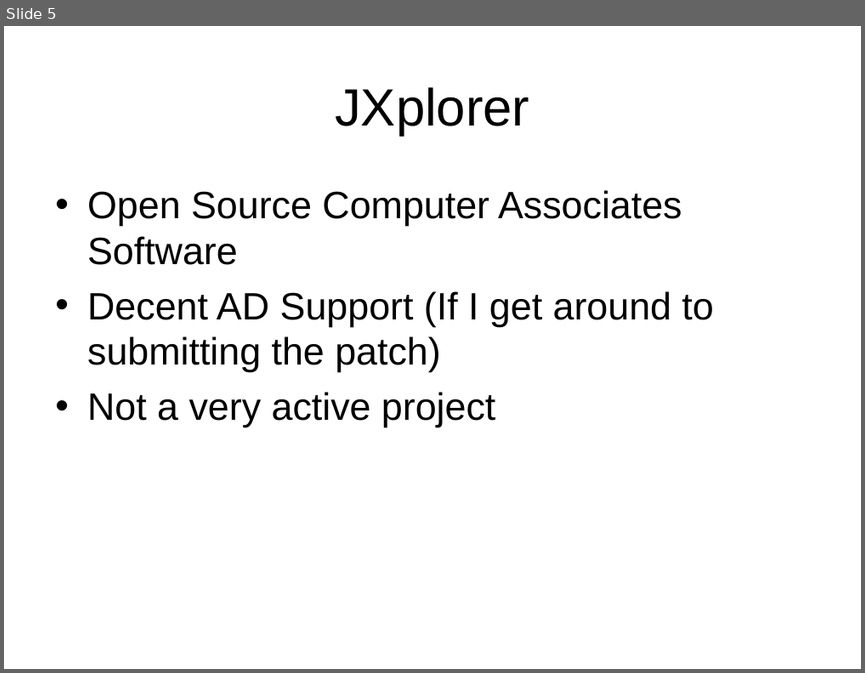
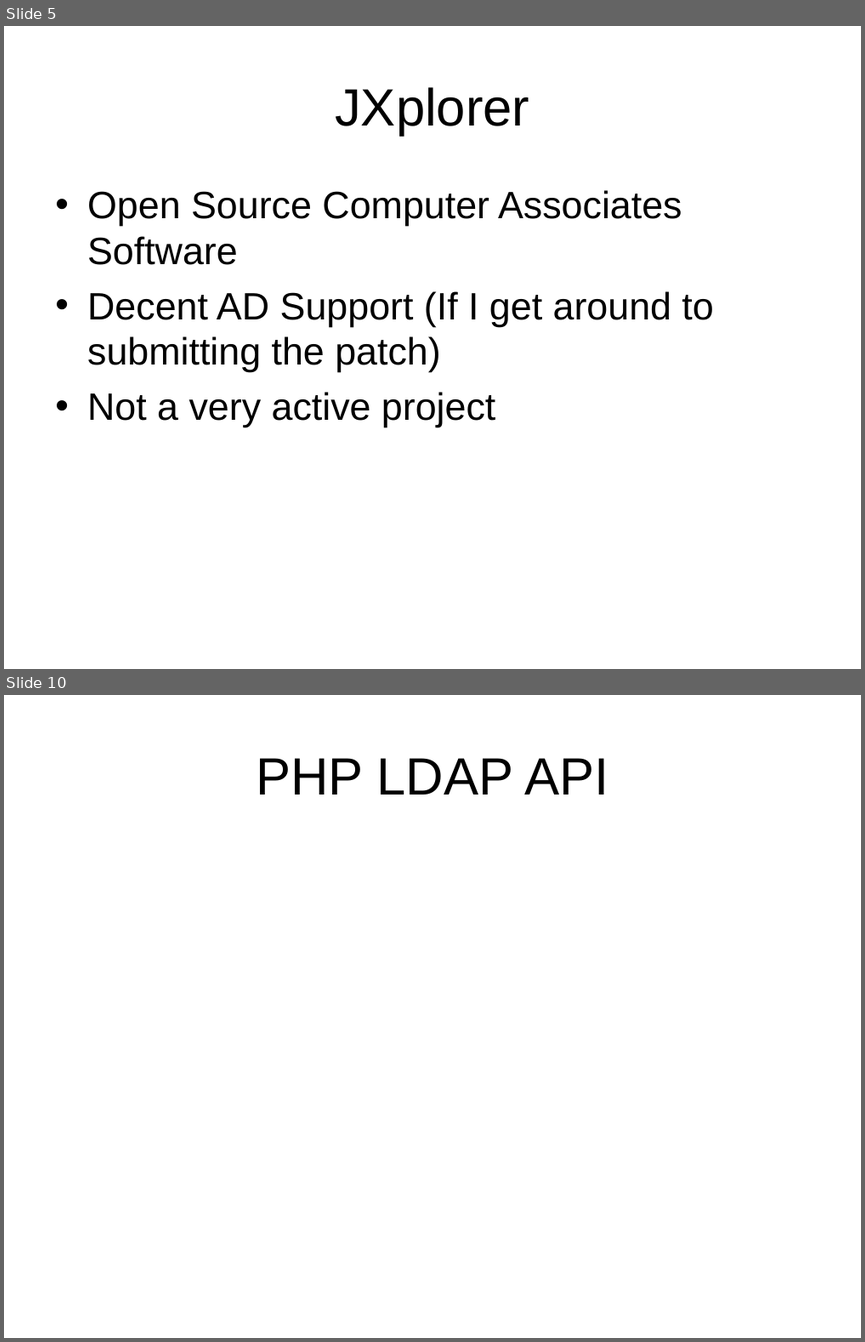
Before and after one commit to LIPHP/LDAP-Talk, a slide deck: Docs/LIPHP-Using LDAP with PHP.ppt. Shown one above the other, each under a label of ours: slide 5 before the commit, slides 5 and 10 after it; the slides between them are not shown. The pictures are 865x673 and 865x1342 pixels, drawn with LibreOffice and Linux fonts; fonts in the diff are those of the drawing. Boxes give left, top, right and bottom in pixels: in the first picture for what was removed or moved away, otherwise in the second. Text is boxed around its words. In the diff, an @@ line names an element or a change of style, - is before the commit and + after.

```diff
--- a/Docs/LIPHP-Using LDAP with PHP.ppt
+++ b/Docs/LIPHP-Using LDAP with PHP.ppt
@@ slide 10 added at (4, 695, 861, 1338), background #FFFFFF @@
@@ title added at (256, 758, 608, 794), 44 pt, text #000000 @@
+PHP LDAP API
```
Also in this commit, not shown: 4 slides changed, 1 other slide added.
